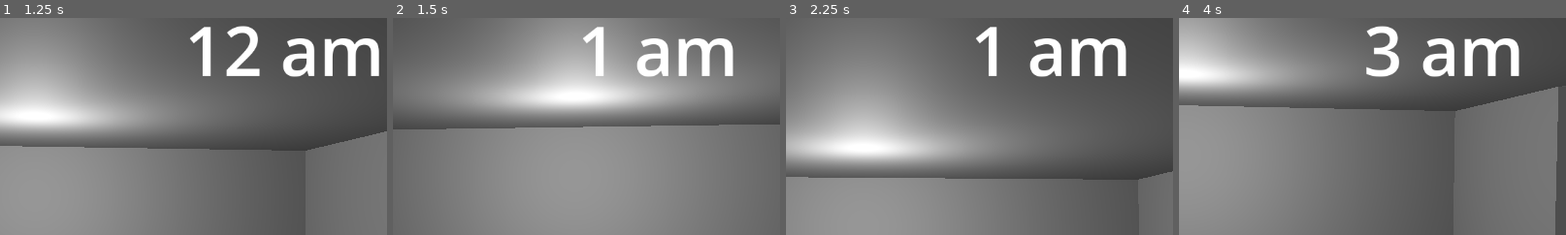
Above: before the commit, frames 1-4 (left to right).
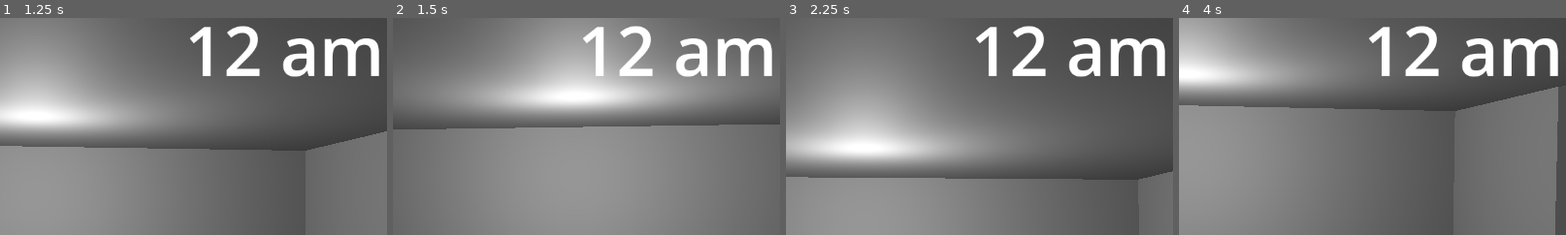
Above: after the commit, the same moments.

Repository: BrazlyBearWolf/fnaf-godot-game
Game: Godot game, scene res://Scenes/main.tscn
The game is run twice, just before and just after one commit, with the same random seed, the same clock (stepped at 60 frames per second) and the same inputs.
Inputs (mouse positions are % of the whole screen's width and height, from its top left):
- Up to frame 1 (1.25 s): tap Enter at 0.5 s; move the mouse to (72, 45) at 0.52 s; hold D (ToggleRightDoor) from 0.53 s (still down); click (72, 45) at 0.67 s
- Up to frame 2 (1.5 s): tap Space at 1.25 s; move the mouse to (30, 55) at 1.27 s; release D (ToggleRightDoor) at 1.28 s; hold A (ToggleLeftDoor) from 1.28 s (still down)
- Up to frame 3 (2.25 s): tap Enter at 2 s; move the mouse to (60, 28) at 2.02 s; release A (ToggleLeftDoor) at 2.03 s; hold D (ToggleRightDoor) from 2.03 s (still down)
- Up to frame 4 (4 s): move the mouse to (45, 70) at 2.77 s; click (45, 70) at 2.92 s; tap Space at 3.5 s; move the mouse to (80, 65) at 3.52 s; release D (ToggleRightDoor) at 3.53 s; hold A (ToggleLeftDoor) from 3.53 s (still down)
The pictures show only the part of the screen within x 36-85%, y 7-57%; the shares and areas given below are measured in that part.

Frame 1 is identical in both runs. In frame 2, 3.8% of the frame differs, in the area x 58-98%, y 3-28%; in frame 3, 3.9%; in frame 4, 5.0%, in the area x 48-98%, y 3-28%.

Commit message:
change wait time to 45

Diff:
--- a/Scenes/main.tscn
+++ b/Scenes/main.tscn
@@ -44,7 +44,7 @@
 theme_override_font_sizes/normal_font_size = 101
 
 [node name="Timer" type="Timer" parent="Office/clock"]
-wait_time = 1.24
+wait_time = 45.0
 one_shot = true
 
 [node name="Usage" type="Node2D" parent="Office"]
